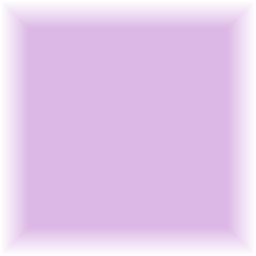
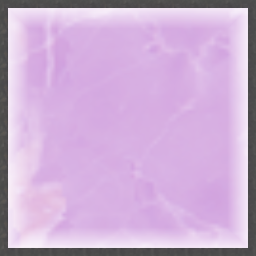
Layered file, before and after one edit (w=256, h=256). Changes by layer:
added layer "Border" above "Tile" over [0, 0, 256, 256]
added layer "Tile" above "BG" over [0, 0, 256, 256]
added layer "BG" over [0, 0, 256, 256]
